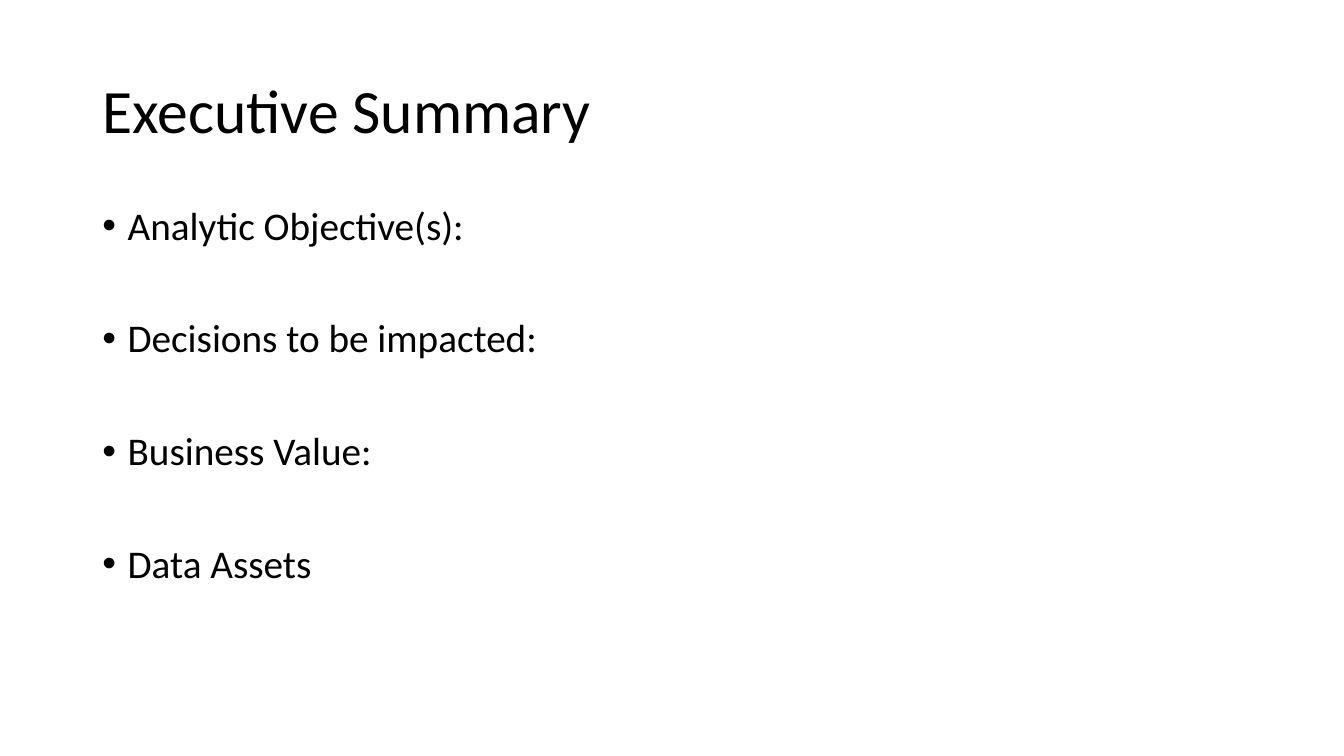
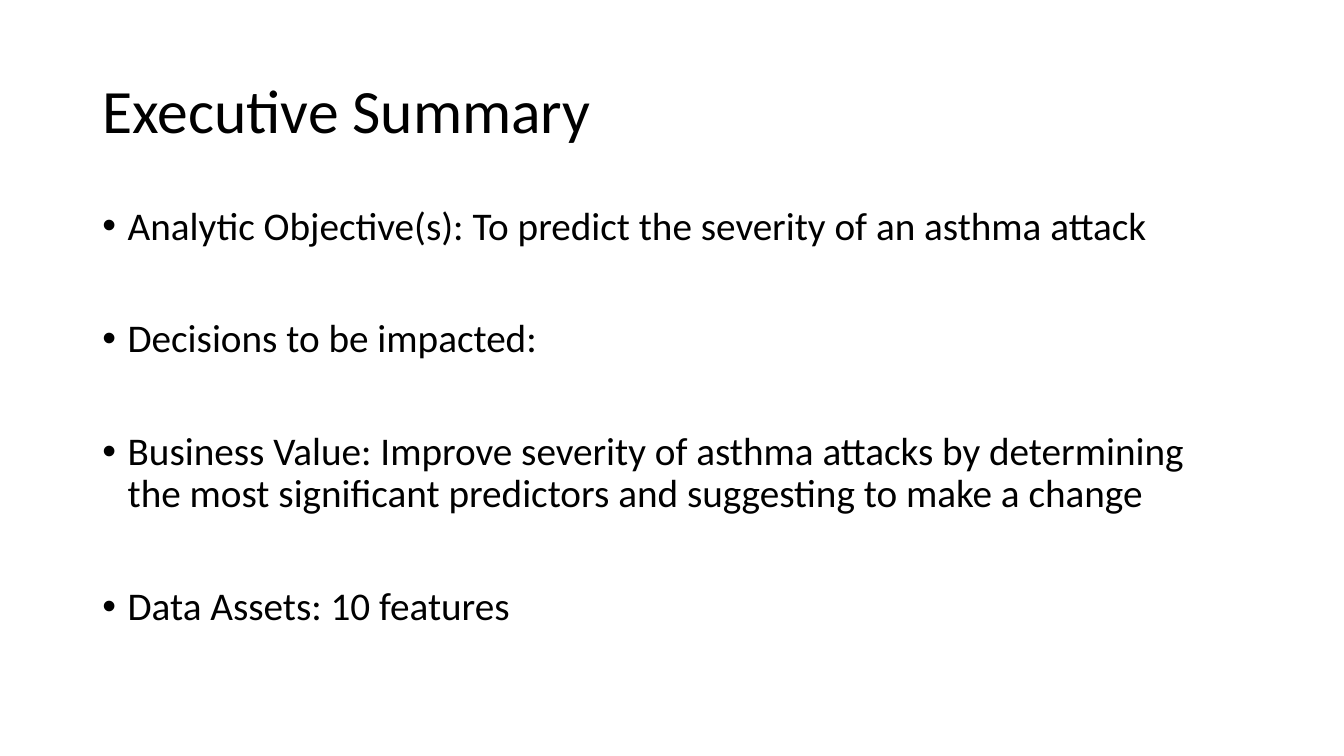
Before and after one commit to donaldsonm731/Asthma_Prediction, a slide deck: slide 2 of Mid_Semester_Pres.pptx. Drawn at 1344x756 pixels with LibreOffice and Linux fonts; fonts in the diff are those of the drawing. Boxes give left, top, right and bottom in pixels: in the first picture for what was removed or moved away, otherwise in the second. Text is boxed around its words. In the diff, an @@ line names an element or a change of style, - is before the commit and + after.

```diff
--- a/Mid_Semester_Pres.pptx
+++ b/Mid_Semester_Pres.pptx
@@ text at (128, 211, 1146, 247): text changed @@
-• Analytic Objective(s):
+• Analytic Objective(s): To predict the severity of an asthma attack
@@ text at (128, 437, 1183, 621): text changed @@
-• Business Value:
-• Data Assets
+• Business Value: Improve severity of asthma attacks by determining the most significant predictors and suggesting to make a change
+• Data Assets: 10 features
```
Also in this commit, not shown: 2 other slides changed, 2 slides added, 2 slides removed.
